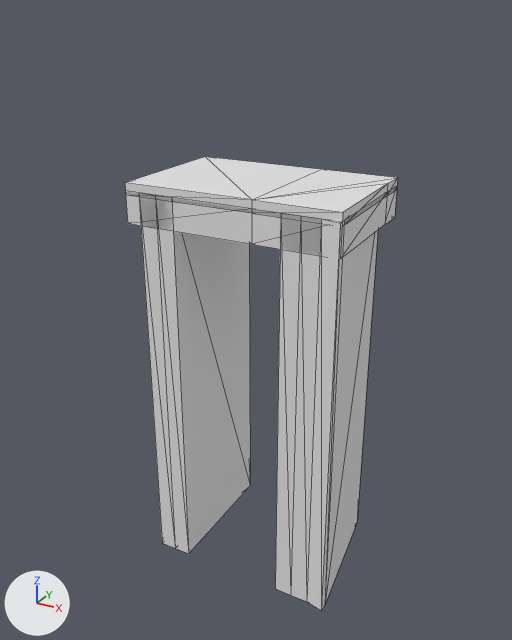
The glTF model models/ambt-delden/ambt-delden-brug-45cf62f4-2/ambt-delden-brug-45cf62f4-2.glb as it was, and as the next commit left it.
Before and after are seen from a 50 mm lens placed at (8.01, -14.91, 4.35), pointed at (-0.15, -0.08, -3.07). The axes (+X, +Y, +Z) are drawn at lower left. The lights are the same throughout. The first picture is the older version. Mesh edges are drawn as thin lines.

Objects in the first picture: 'road:dek', 'road:landhoofd (aangenomen)', 'road:landhoofd (aangenomen) 2', 'road:voetpad'.
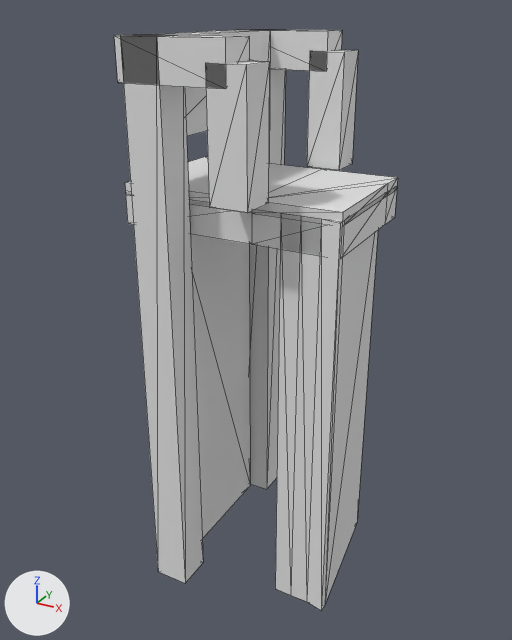
Location of each change, [x1, y1, x2, y2] in pixels of the pictures (512 x 640 px):
'building:hamei 2', added: after [120, 34, 203, 583]
'building:hangstang 2', added: after [205, 61, 269, 213]
'building:hamei', added: after [249, 29, 286, 489]
'building:balans 2', added: after [114, 34, 249, 89]
'building:hangstang', added: after [307, 50, 358, 170]
'building:balans', added: after [242, 29, 342, 71]
'building:portaal', added: after [148, 30, 270, 69]
'building:contragewicht', added: after [185, 87, 207, 136]

Edits to the bpy script that builds the scene:
```text
Add me_contragewicht:
    me_contragewicht.from_pydata(...)  # a box spanning x -1.9..-1.46, y -2.06..2.06, z 1.65..3.4
Add me_hangstang_2:
    me_hangstang_2.from_pydata(...)  # a box spanning x 0.25..1.15, y -2.81..-1.91, z 0.59..3.4
Add me_balans_2:
    me_balans_2.from_pydata(...)  # a box spanning x -1.9..0.7, y -2.81..-1.91, z 2.95..3.85
Add me_hangstang:
    me_hangstang.from_pydata(...)  # a box spanning x 0.25..1.15, y 1.91..2.81, z 0.59..3.4
Add me_balans:
    me_balans.from_pydata(...)  # a box spanning x -1.9..0.7, y 1.91..2.81, z 2.95..3.85
Add me_portaal:
    me_portaal.from_pydata(...)  # a box spanning x -1.75..-0.85, y -2.36..2.36, z 2.95..3.85
Add me_hamei_2:
    me_hamei_2.from_pydata(...)  # a box spanning x -1.75..-0.85, y -2.81..-1.91, z -10.0..3.85
Add me_hamei:
    me_hamei.from_pydata(...)  # a box spanning x -1.75..-0.85, y 1.91..2.81, z -10.0..3.85
Add ob_building_contragewicht:
    ob_building_contragewicht = bpy.data.objects.new('building:contragewicht', me_contragewicht)
    ob_building_contragewicht.location = (0.0, 0.0, 0.0)
Add ob_building_hangstang_2:
    ob_building_hangstang_2 = bpy.data.objects.new('building:hangstang 2', me_hangstang_2)
    ob_building_hangstang_2.location = (0.0, 0.0, 0.0)
Add ob_building_balans_2:
    ob_building_balans_2 = bpy.data.objects.new('building:balans 2', me_balans_2)
    ob_building_balans_2.location = (0.0, 0.0, 0.0)
Add ob_building_hangstang:
    ob_building_hangstang = bpy.data.objects.new('building:hangstang', me_hangstang)
    ob_building_hangstang.location = (0.0, 0.0, 0.0)
Add ob_building_balans:
    ob_building_balans = bpy.data.objects.new('building:balans', me_balans)
    ob_building_balans.location = (0.0, 0.0, 0.0)
Add ob_building_portaal:
    ob_building_portaal = bpy.data.objects.new('building:portaal', me_portaal)
    ob_building_portaal.location = (0.0, 0.0, 0.0)
Add ob_building_hamei_2:
    ob_building_hamei_2 = bpy.data.objects.new('building:hamei 2', me_hamei_2)
    ob_building_hamei_2.location = (0.0, 0.0, 0.0)
Add ob_building_hamei:
    ob_building_hamei = bpy.data.objects.new('building:hamei', me_hamei)
    ob_building_hamei.location = (0.0, 0.0, 0.0)
```
